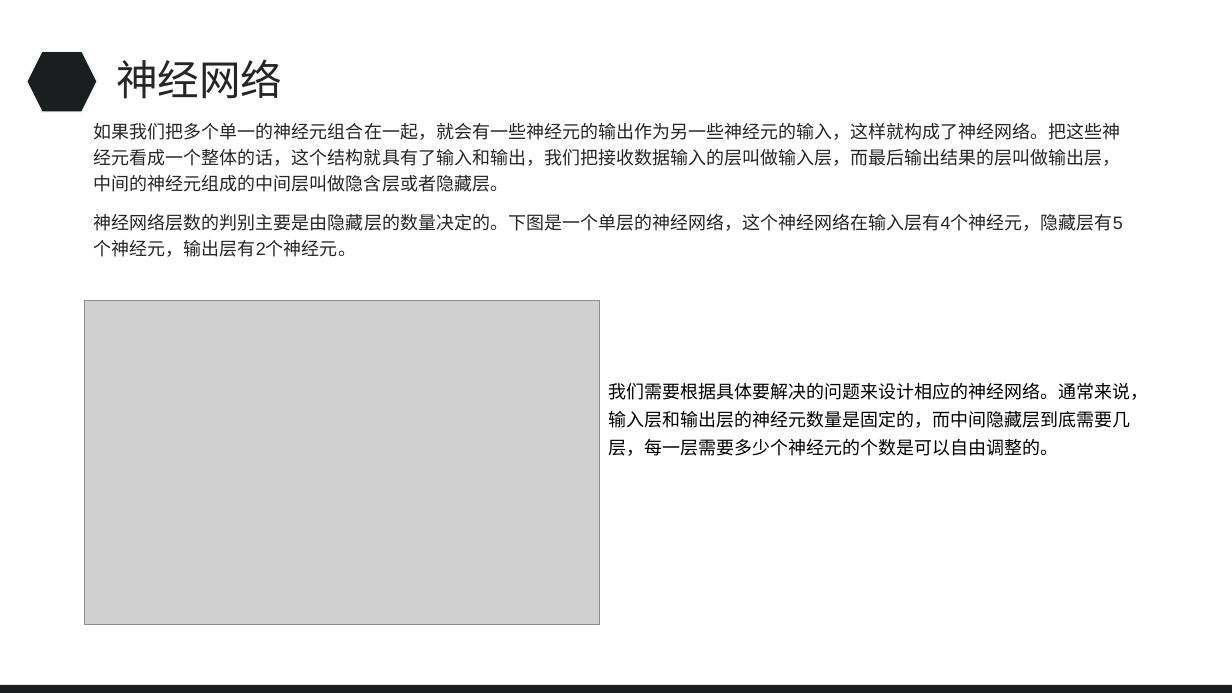
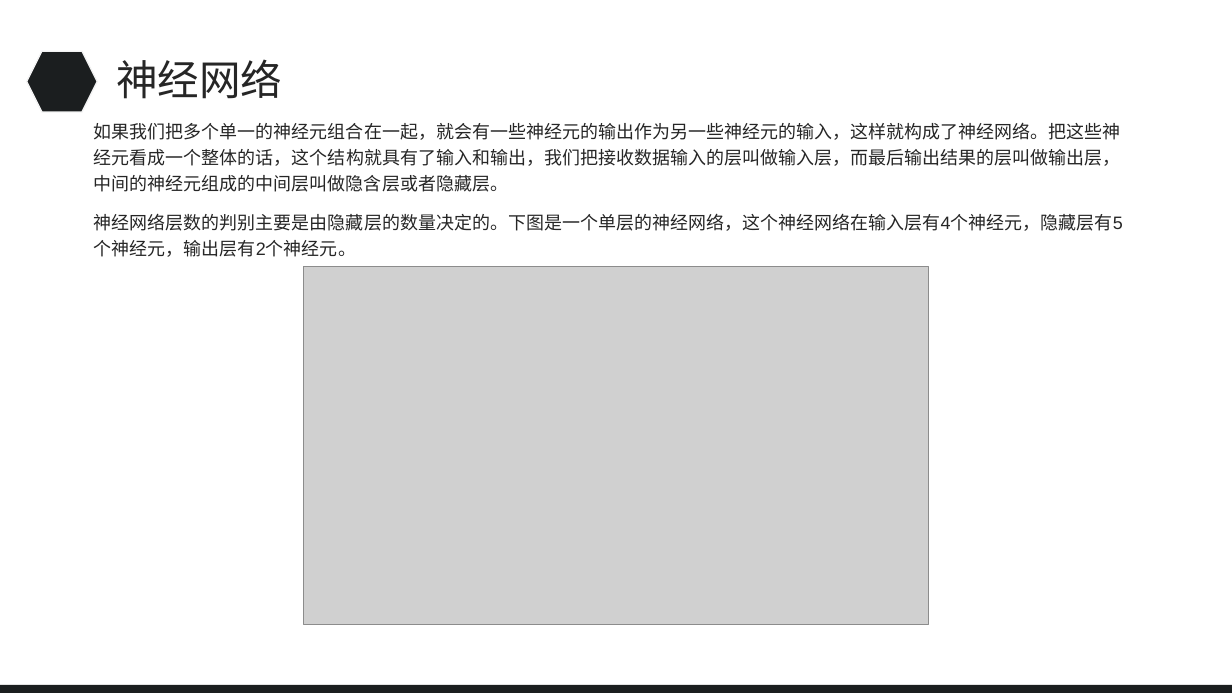
Before and after one commit to a1401358759/TensorFlow, a slide deck: slide 16 of 基于TensorFlow实现图像识别应用.pptx (slide 14 before the commit). Drawn at 1232x693 pixels with LibreOffice and Linux fonts; fonts in the diff are those of the drawing; grey boxes stand for pictures. Boxes give left, top, right and bottom in pixels: in the first picture for what was removed or moved away, otherwise in the second. Text is boxed around its words. In the diff, an @@ line names an element or a change of style, - is before the commit and + after.

```diff
--- a/基于TensorFlow实现图像识别应用.pptx
+++ b/基于TensorFlow实现图像识别应用.pptx
@@ picture: place and size @@
-picture at box(85, 301, 600, 625)
+picture at box(303, 267, 929, 625)
@@ text removed at box(608, 382, 1148, 456) @@
-我们需要根据具体要解决的问题来设计相应的神经网络。通常来说，输入层和输出层的神经元数量是固定的，而中间隐藏层到底需要几层，每一层需要多少个神经元的个数是可以自由调整的。
```
Also in this commit, not shown: 3 other slides changed, 4 slides added, 1 slide removed, 7 other files.
